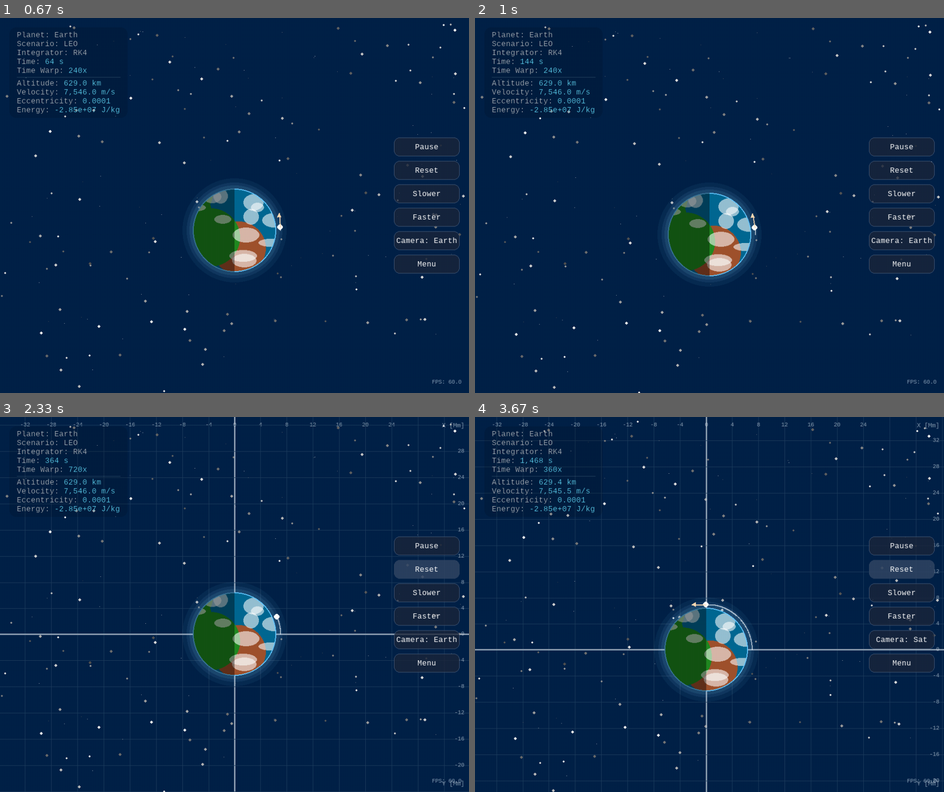
Above: before the commit, frames 1-4 (two rows, left to right).
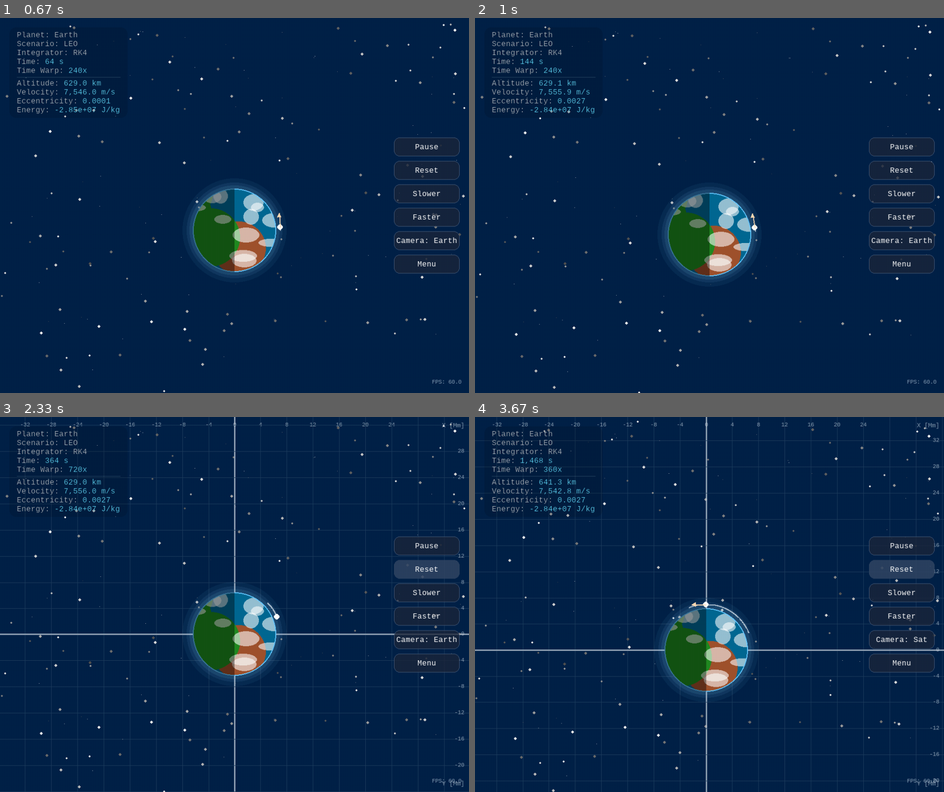
Above: after the commit, the same moments.

Repository: askel-dev/gymnasiearbete-omloppsbana
Game: pygame game, started from src/main.py
Two runs of this game, one before a commit and one after it. Both use one fixed random seed, a clock stepped at 60 frames per second and the inputs below.
Inputs:
- Up to frame 1 (0.67 s): click "Start Simulation" at 0.38 s
- Up to frame 2 (1 s): tap B at 0.67 s
- Up to frame 3 (2.33 s): tap G at 1 s; click "Reset" at 1.38 s; hold Right 1.67-2.13 s; tap V at 1.82 s; hold Up from 2.17 s (still down); tap B at 2.32 s
- Up to frame 4 (3.67 s): release Up at 2.47 s; hold Right 2.5-2.97 s; tap C at 2.65 s; hold Left 3-3.53 s; tap V at 3.15 s; hold Down from 3.57 s (still down)

Frame 1 is identical in both runs. In frame 2, less than 0.1% of the frame differs, in the area x 15-60%, y 16-58%; in frame 3, less than 0.1%; in frame 4, 0.8%, in the area x 0-100%, y 3-74%.

Commit message:
Add keyboard burns for velocity changes

Diff:
--- a/src/main.py
+++ b/src/main.py
@@ -263,6 +263,7 @@
 ORBIT_PREDICTION_INTERVAL = 1.0
 MAX_ORBIT_PREDICTION_SAMPLES = 2_000
 MAX_RENDERED_ORBIT_POINTS = 800
+BURN_DELTA_V = 10.0
 integrator = "RK4"              # "RK4" = Runge-Kutta 4, "Euler" = Euler's method
 
 # =======================
@@ -1838,6 +1839,40 @@
                             toggle_camera()
                         elif event.key == pygame.K_v:
                             show_velocity_arrow = not show_velocity_arrow
+                        elif event.key == pygame.K_b:
+                            vmag = float(np.linalg.norm(v))
+                            if vmag > 1e-6:
+                                v_hat = v / vmag
+                                dv = BURN_DELTA_V
+                                burn_direction = "prograde"
+                                if event.mod & pygame.KMOD_SHIFT:
+                                    v -= dv * v_hat
+                                    burn_direction = "retrograde"
+                                else:
+                                    v += dv * v_hat
+                                orbit_prediction_period, orbit_prediction_points = compute_orbit_prediction(
+                                    r,
+                                    v,
+                                    current_planet.mu,
+                                )
+                                if logger is not None:
+                                    import json
+                                    rmag = float(np.linalg.norm(r))
+                                    vmag = float(np.linalg.norm(v))
+                                    logger.log_event(
+                                        [
+                                            float(t_sim),
+                                            "burn",
+                                            rmag,
+                                            vmag,
+                                            json.dumps(
+                                                {
+                                                    "delta_v": dv,
+                                                    "direction": burn_direction,
+                                                }
+                                            ),
+                                        ]
+                                    )
 
                 elif event.type == pygame.MOUSEBUTTONDOWN:
                     if event.button == 1 and state == "running":
